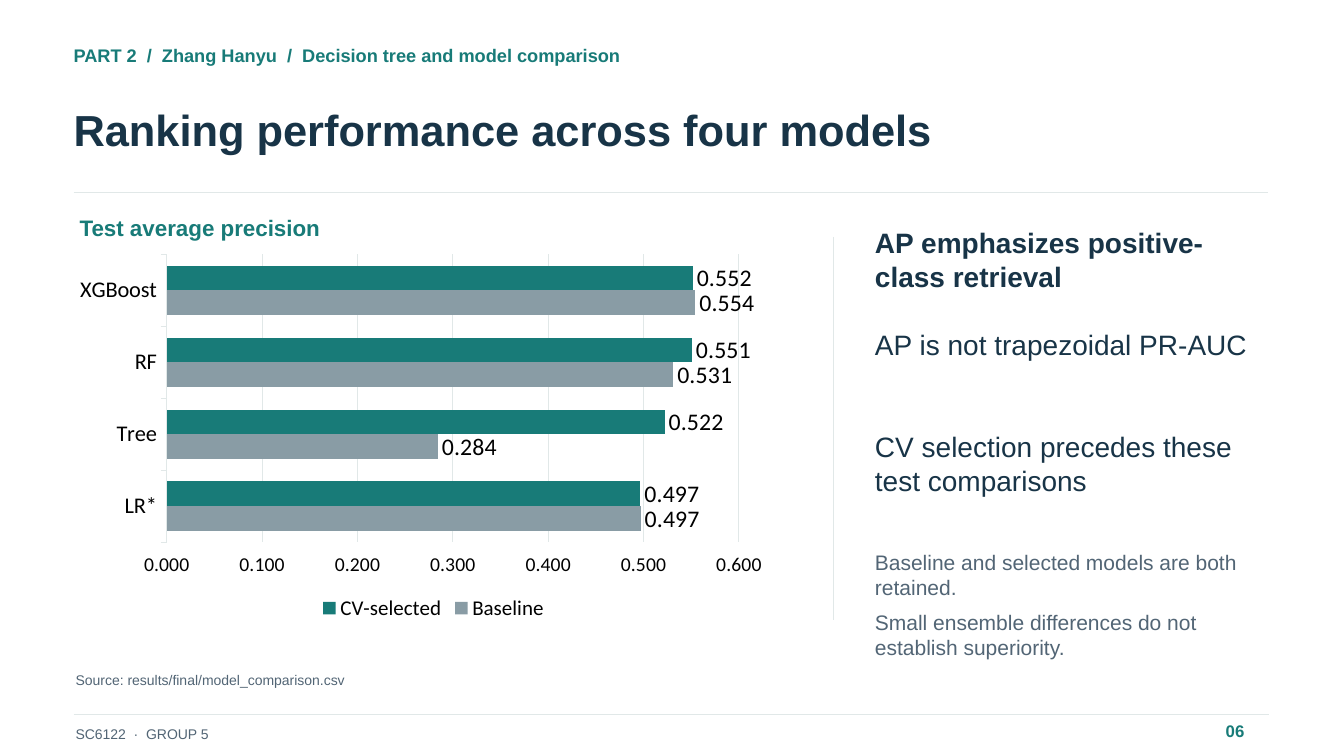
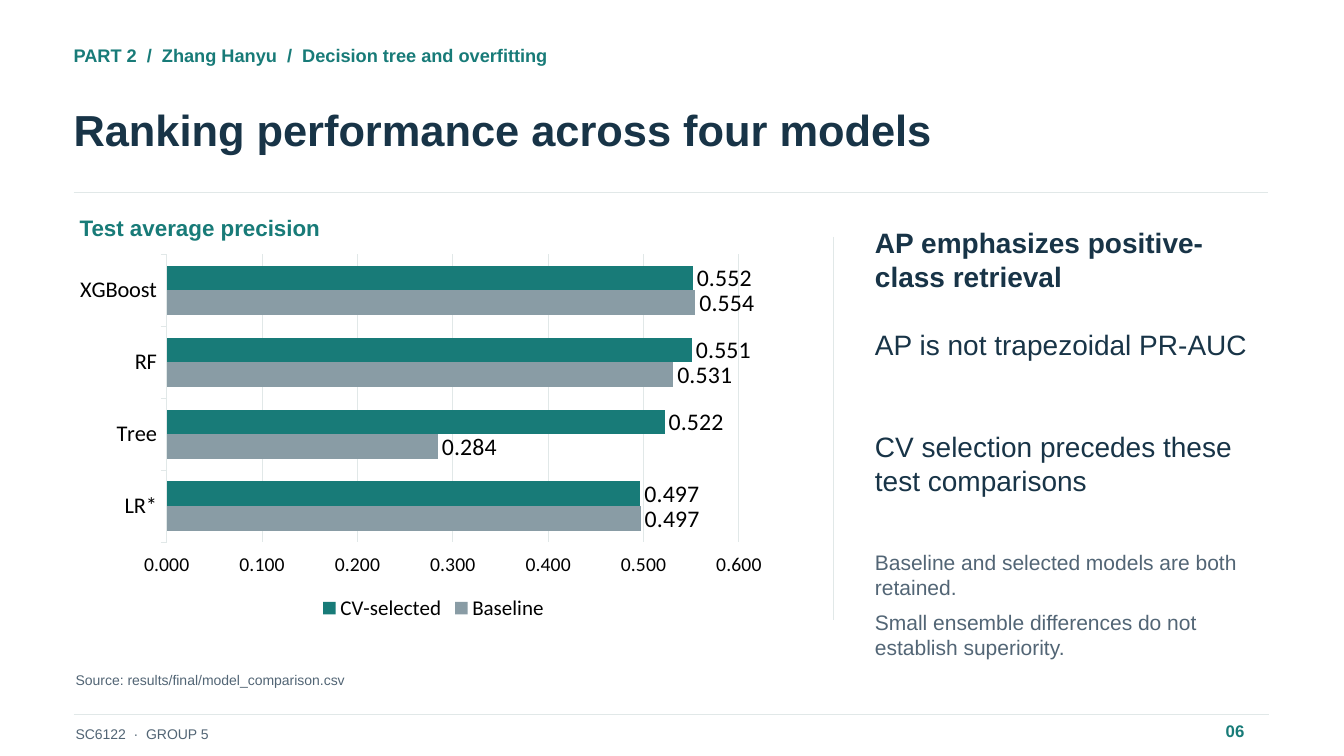
Before and after one commit to IcantFind-a-username/-SC6122-Group5-Credit-Default, a slide deck: slide 6 of submission/Group5_Presentation.pptx. Drawn at 1344x756 pixels with LibreOffice and Linux fonts; fonts in the diff are those of the drawing. Boxes give left, top, right and bottom in pixels: in the first picture for what was removed or moved away, otherwise in the second. Text is boxed around its words. In the diff, an @@ line names an element or a change of style, - is before the commit and + after.

Commit message:
build: deliver materials matching the confirmed four-part responsibilities

```diff
--- a/submission/Group5_Presentation.pptx
+++ b/submission/Group5_Presentation.pptx
@@ text at (74,48,548,66): text changed @@
-PART 2 / Zhang Hanyu / Decision tree and model comparison
+PART 2 / Zhang Hanyu / Decision tree and overfitting
```
Also in this commit, not shown: 10 other slides changed, 1 slide added, 1 slide removed, 15 other files.
